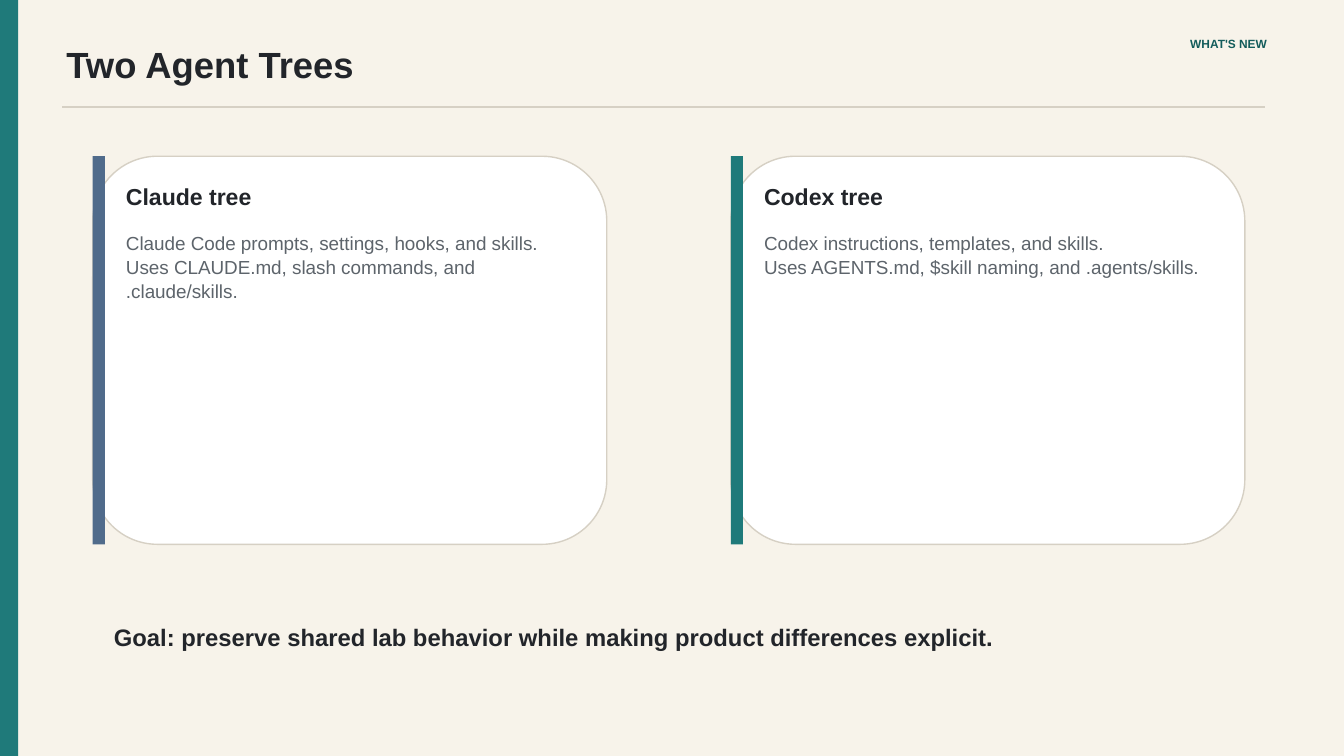
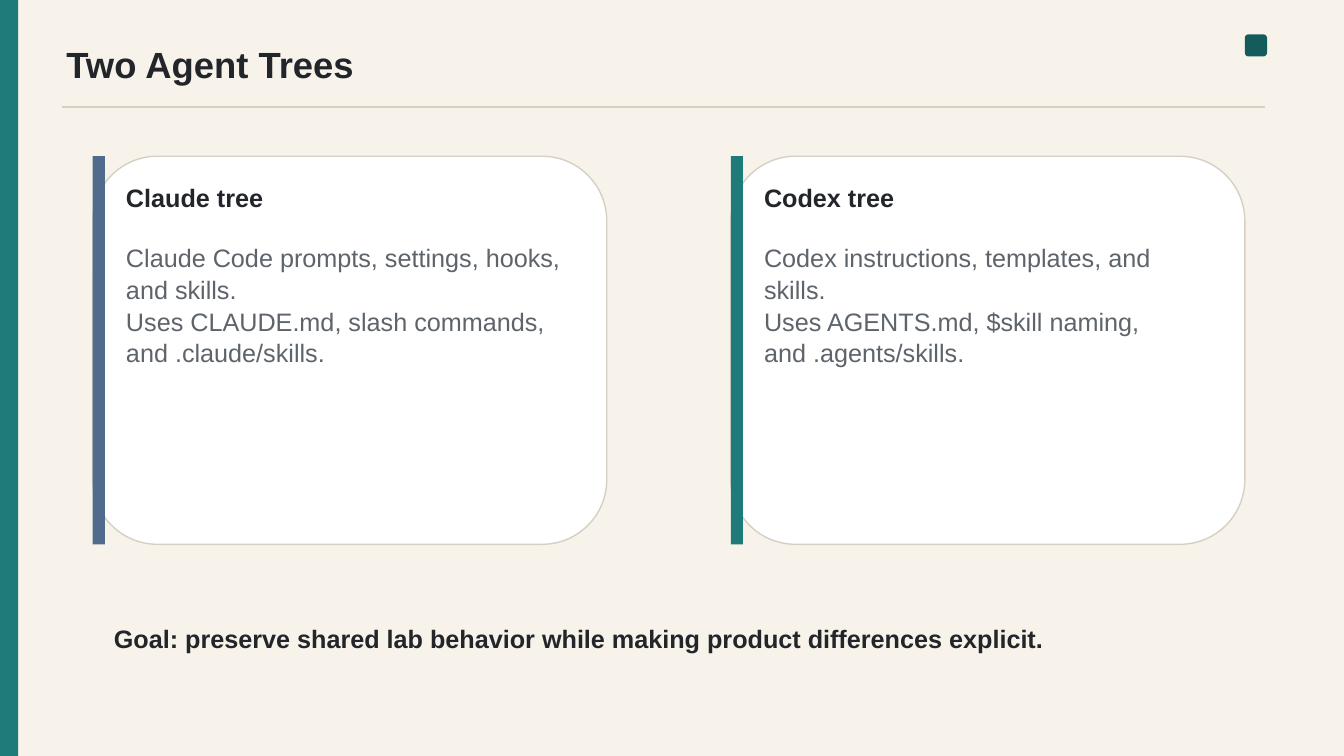
Before and after one commit to oclb/oconnorlab-agent-config, a slide deck: slide 11 of presentations/lab-agent-config-update/lab-agent-config-update.pptx (slide 10 before the commit). Drawn at 1344x756 pixels with LibreOffice and Linux fonts; fonts in the diff are those of the drawing. Boxes give left, top, right and bottom in pixels: in the first picture for what was removed or moved away, otherwise in the second. Text is boxed around its words. In the diff, an @@ line names an element or a change of style, - is before the commit and + after.

```diff
--- a/presentations/lab-agent-config-update/lab-agent-config-update.pptx
+++ b/presentations/lab-agent-config-update/lab-agent-config-update.pptx
@@ text removed at bbox=[1190, 39, 1267, 48] @@
-WHAT'S NEW
@@ rounded rectangle added at bbox=[1245, 34, 1267, 56], fill #135C5B @@
@@ text "Claude tree" at bbox=[126, 188, 263, 208]: size 16.5 to 18 pt @@
@@ text "Codex tree" at bbox=[764, 188, 894, 208]: size 16.5 to 18 pt @@
@@ text "Claude Code prompts, settings, hooks, ...": place and size @@
-text "Claude Code prompts, settings, hooks, ..." at bbox=[126, 236, 538, 298]
+text "Claude Code prompts, settings, hooks, ..." at bbox=[126, 248, 560, 363]
@@ text "Claude Code prompts, settings, hooks, ..." at bbox=[126, 248, 560, 363]: size 13.5 to 18 pt @@
@@ text "Codex instructions, templates, and skills." at bbox=[764, 248, 1150, 367]: size 13.5 to 18 pt @@
@@ text "Codex instructions, templates, and skills.": place and size @@
-text "Codex instructions, templates, and skills." at bbox=[764, 236, 1199, 278]
+text "Codex instructions, templates, and skills." at bbox=[764, 248, 1150, 367]
@@ text "Goal: preserve shared lab behavior ..." at bbox=[114, 629, 1043, 653]: size 17 to 18 pt @@
```
Also in this commit, not shown: 28 other slides changed, 1 slide added, 22 other files.
